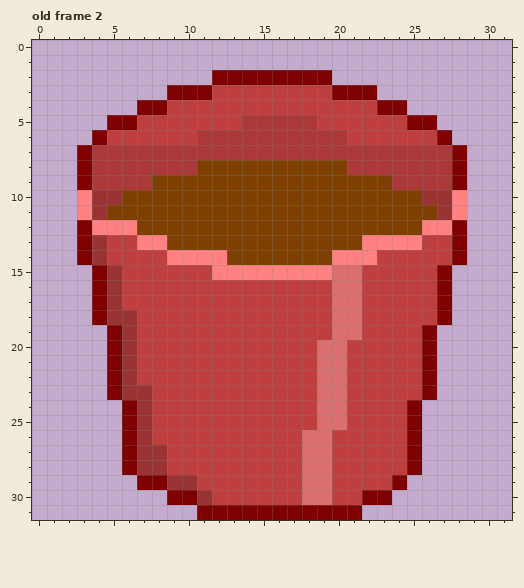
A pixel-art file gets an edit: img/flowerpot1.ase. This is how it looked before the edit.
32x32 pixels, 2 frames. Shown: old frame 2. The commit also changed other frames, which this record leaves out.
The result:
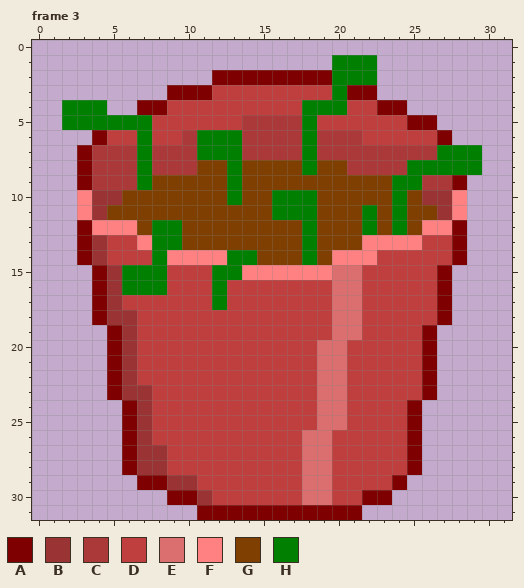
Palette (. is transparent): A #7f0000  B #9a3333  C #ac3939  D #bf3f3f  E #db6f6f  F #ff8181  G #7f3f00  H #007f00
A new or re-ordered frame is compared with the old frame closest to it.
Commit message: 8-frame animated sprite, flowering from pot, not yet integrated
Edits made:
frames 2 -> 8
layer "interior" added
layer "Layer 2" removed
Frame 3 is new; against old frame 2, layers "flowerbud", "stems", "highlight_side":
y 1..2: x 20..22 ... -> HHH
y 3: x 20 A -> H
y 4: x 2..4 ... -> HHH; x 18..20 DDD -> HHH
y 5: x 2..7 ...AAD -> HHHHHH; x 18 C -> H
y 6: x 7 D -> H; x 10..13 DCCC -> CHHH; x 18 C -> H; x 21 D -> C
y 7: x 7 C -> H; x 11..13 CCC -> HHH; x 18 C -> H; x 27..29 CA. -> HHH
y 8: x 7 C -> H; x 13 G -> H; x 18 G -> H; x 25..29 CCCA. -> HHHHH
y 9: x 7 C -> H; x 13 G -> H; x 24..25 CC -> HH
y 10: x 13 G -> H; x 16..18 GGG -> HHH; x 24 G -> H
y 11: x 16..18 GGG -> HHH; x 22 G -> H; x 24 G -> H
y 12: x 8..9 GG -> HH; x 18 G -> H; x 22 G -> H; x 24 G -> H
y 13: x 8..9 FG -> HH; x 18 G -> H
y 14: x 8 D -> H; x 13..14 GG -> HH; x 18 G -> H
y 15: x 6..8 DDD -> HHH; x 12..13 FF -> HH
y 16: x 6..8 DDD -> HHH; x 12 D -> H
y 17: x 12 D -> H
